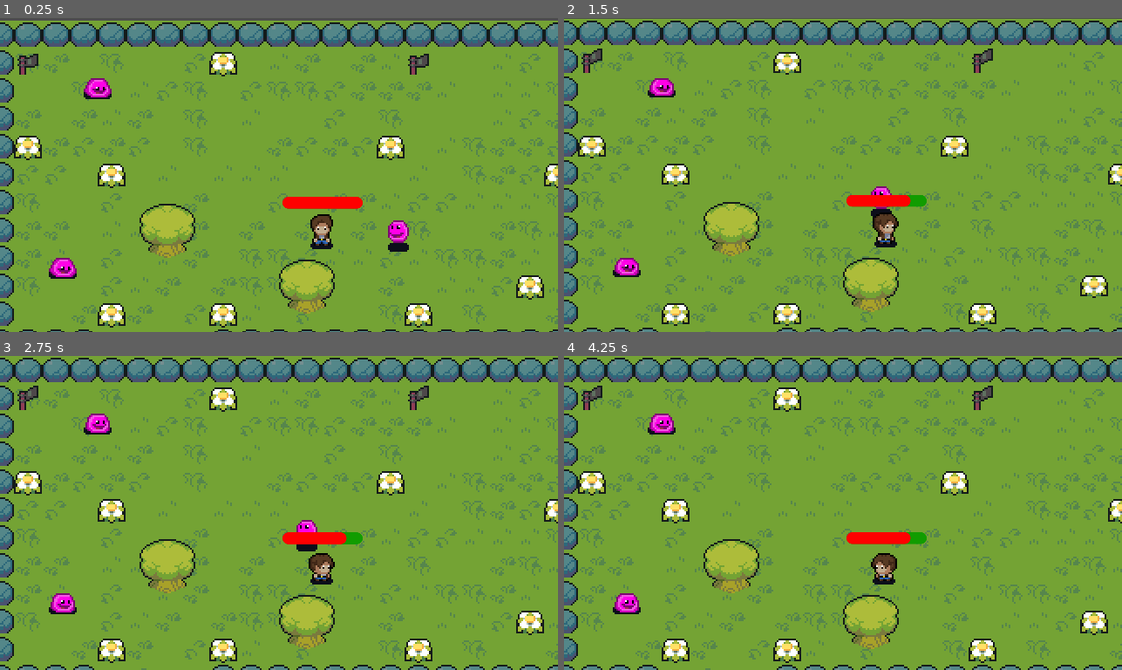
Above: before the commit, frames 1-4 (two rows, left to right).
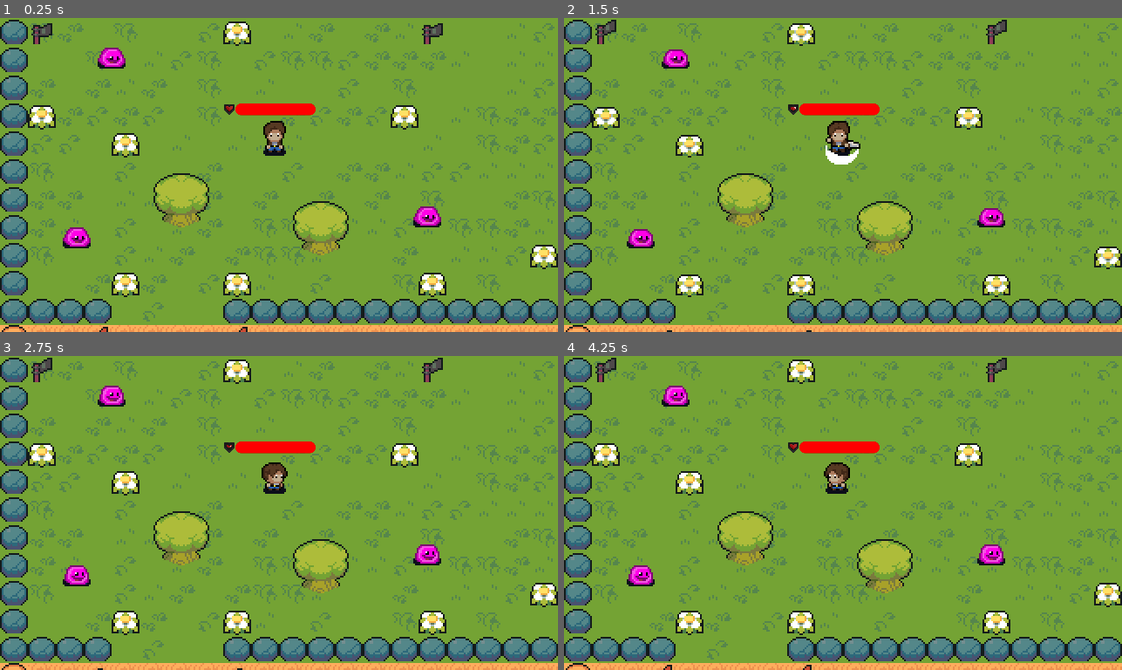
Above: after the commit, the same moments.

Repository: HEITORNERY/Save-the-Village
Game: Godot game, scene res://scenes/world/world.tscn
Two runs of this game, one before a commit and one after it. Both use one fixed random seed, a clock stepped at 60 frames per second and the inputs below.
Inputs:
- Up to frame 1 (0.25 s): no input
- Up to frame 2 (1.5 s): hold D (attack_right) 0.53-1.28 s; hold S (attack_down) from 1.28 s (still down)
- Up to frame 3 (2.75 s): release S (attack_down) at 2.03 s; hold D (attack_right) from 2.03 s (still down)
- Up to frame 4 (4.25 s): release D (attack_right) at 2.78 s; hold W (attack_up) 2.78-3.53 s; hold A (attack_left) from 3.53 s (still down)

The runs differ from the first frame. In frame 1, 38% of the frame differs, in the area x 0-100%, y 0-100%; in frame 2, 37%; in frame 3, 37%; in frame 4, 37%.

Commit message:
Corrigindo bug de player entrar dentro da árvore

Diff:
--- a/scenes/hud/lifebar.tscn
+++ b/scenes/hud/lifebar.tscn
@@ -1,4 +1,6 @@
-[gd_scene load_steps=3 format=3 uid="uid://cbbdu32iyuwqr"]
+[gd_scene load_steps=10 format=3 uid="uid://cbbdu32iyuwqr"]
+
+[ext_resource type="Texture2D" uid="uid://fuvggmhus20n" path="res://hud/Hearts/PNG/animated/border/heart_animated_1.png" id="1_2pkbw"]
 
 [sub_resource type="StyleBoxFlat" id="StyleBoxFlat_dsv1j"]
 bg_color = Color(0.0666667, 0.611765, 0, 1)
@@ -14,6 +16,49 @@
 corner_radius_bottom_right = 100
 corner_radius_bottom_left = 100
 
+[sub_resource type="AtlasTexture" id="AtlasTexture_q1pdo"]
+atlas = ExtResource("1_2pkbw")
+region = Rect2(0, 0, 17, 17)
+
+[sub_resource type="AtlasTexture" id="AtlasTexture_6jlyl"]
+atlas = ExtResource("1_2pkbw")
+region = Rect2(17, 0, 17, 17)
+
+[sub_resource type="AtlasTexture" id="AtlasTexture_2r3ol"]
+atlas = ExtResource("1_2pkbw")
+region = Rect2(34, 0, 17, 17)
+
+[sub_resource type="AtlasTexture" id="AtlasTexture_kemyx"]
+atlas = ExtResource("1_2pkbw")
+region = Rect2(51, 0, 17, 17)
+
+[sub_resource type="AtlasTexture" id="AtlasTexture_g0vdu"]
+atlas = ExtResource("1_2pkbw")
+region = Rect2(68, 0, 17, 17)
+
+[sub_resource type="SpriteFrames" id="SpriteFrames_nkqgl"]
+animations = [{
+"frames": [{
+"duration": 1.0,
+"texture": SubResource("AtlasTexture_q1pdo")
+}, {
+"duration": 1.0,
+"texture": SubResource("AtlasTexture_6jlyl")
+}, {
+"duration": 1.0,
+"texture": SubResource("AtlasTexture_2r3ol")
+}, {
+"duration": 1.0,
+"texture": SubResource("AtlasTexture_kemyx")
+}, {
+"duration": 1.0,
+"texture": SubResource("AtlasTexture_g0vdu")
+}],
+"loop": true,
+"name": &"default",
+"speed": 5.0
+}]
+
 [node name="Lifebar" type="ProgressBar"]
 offset_right = 184.0
 offset_bottom = 27.0
@@ -22,3 +67,9 @@
 max_value = 5.0
 step = 1.0
 value = 5.0
+
+[node name="AnimatedSprite2D" type="AnimatedSprite2D" parent="."]
+position = Vector2(-14, 14)
+scale = Vector2(1.5, 1.5)
+sprite_frames = SubResource("SpriteFrames_nkqgl")
+autoplay = "default"
--- a/scenes/player/player.tscn
+++ b/scenes/player/player.tscn
@@ -5,7 +5,7 @@
 [ext_resource type="PackedScene" uid="uid://cbbdu32iyuwqr" path="res://scenes/hud/lifebar.tscn" id="3_1sxup"]
 
 [sub_resource type="RectangleShape2D" id="RectangleShape2D_4kynk"]
-size = Vector2(9, 4)
+size = Vector2(9, 17)
 
 [sub_resource type="Animation" id="Animation_jon3t"]
 length = 0.6
@@ -584,7 +584,7 @@
 vframes = 10
 
 [node name="Collision" type="CollisionShape2D" parent="."]
-position = Vector2(24.5, 39)
+position = Vector2(24.5, 32.5)
 shape = SubResource("RectangleShape2D_4kynk")
 
 [node name="Animation" type="AnimationPlayer" parent="."]
--- a/scenes/world/world.tscn
+++ b/scenes/world/world.tscn
@@ -2428,7 +2428,7 @@
 18:0/0 = 0
 18:0/0/physics_layer_0/linear_velocity = Vector2(0, 0)
 18:0/0/physics_layer_0/angular_velocity = 0.0
-18:0/0/physics_layer_0/polygon_0/points = PackedVector2Array(-10.5182, 10.6066, -9.45755, 13.0815, -4.86136, 14.6725, -2.20971, 16.0867, 1.85616, 16.0867, 4.68458, 15.3796, 7.15945, 14.3189, 9.98788, 13.435, 10.5182, 10.6066, 8.125, 9.875, 4.75, 9.875, 1.25, 10, -1.875, 10, -5.625, 9.875, -8.375, 10)
+18:0/0/physics_layer_0/polygon_0/points = PackedVector2Array(-12.0208, 9.19239, 11.3137, 8.48528, 11.3137, 16.617, -10.9602, 16.617)
 0:5/size_in_atlas = Vector2i(4, 3)
 0:5/0 = 0
 0:5/0/physics_layer_0/linear_velocity = Vector2(0, 0)
@@ -2492,12 +2492,13 @@
 layer_2/name = "tree"
 layer_2/y_sort_enabled = true
 layer_2/z_index = 1
-layer_2/tile_data = PackedInt32Array(327703, 1048577, 0, 458758, 1179649, 0, 589835, 1179649, 0, 131117, 9, 0, 393246, 262145, 2, 589861, 262145, 2, 131111, 262145, 2, 65537, 9, 0, 65551, 9, 0, 65565, 9, 0, 655386, 9, 0, 196641, 2, 0, 327723, 2, 0, 524311, 2, 0, 393252, 2, 0, 1507334, 1, 5, 1376283, 1, 5, 1048616, 1, 5, 1441810, 1376257, 10, 1048579, 1376257, 10, 1048595, 1376257, 10, 1638438, 1376257, 10, 983072, 1376257, 10, 1441835, 1376257, 10)
+layer_2/tile_data = PackedInt32Array(327703, 1048577, 0, 458758, 1179649, 0, 131117, 9, 0, 393246, 262145, 2, 589861, 262145, 2, 131111, 262145, 2, 65537, 9, 0, 65551, 9, 0, 65565, 9, 0, 655386, 9, 0, 196641, 2, 0, 327723, 2, 0, 524311, 2, 0, 393252, 2, 0, 1507334, 1, 5, 1376283, 1, 5, 1048616, 1, 5, 1441810, 1376257, 10, 1048579, 1376257, 10, 1048595, 1376257, 10, 1638438, 1376257, 10, 983072, 1376257, 10, 1441835, 1376257, 10, 524299, 1179649, 0)
 
 [node name="Player" parent="TileMap" instance=ExtResource("1_qd1gl")]
-position = Vector2(168, 88)
+position = Vector2(133, 52)
 
 [node name="Camera2D" type="Camera2D" parent="TileMap/Player" node_paths=PackedStringArray("tilemap")]
+position = Vector2(27, 54)
 limit_left = 0
 limit_top = 0
 limit_right = 480
